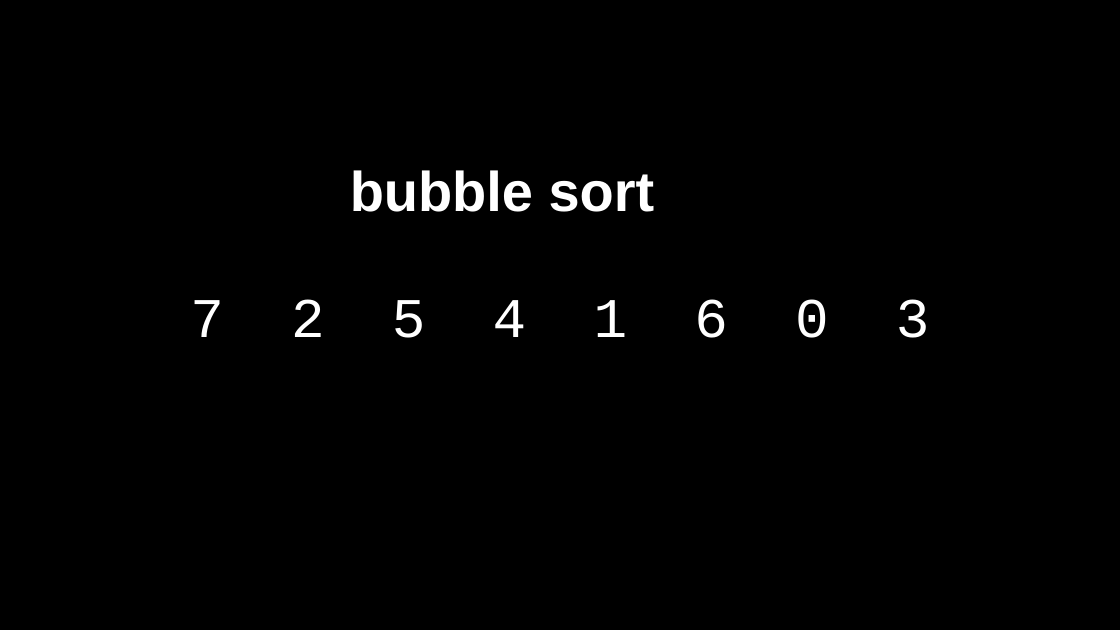
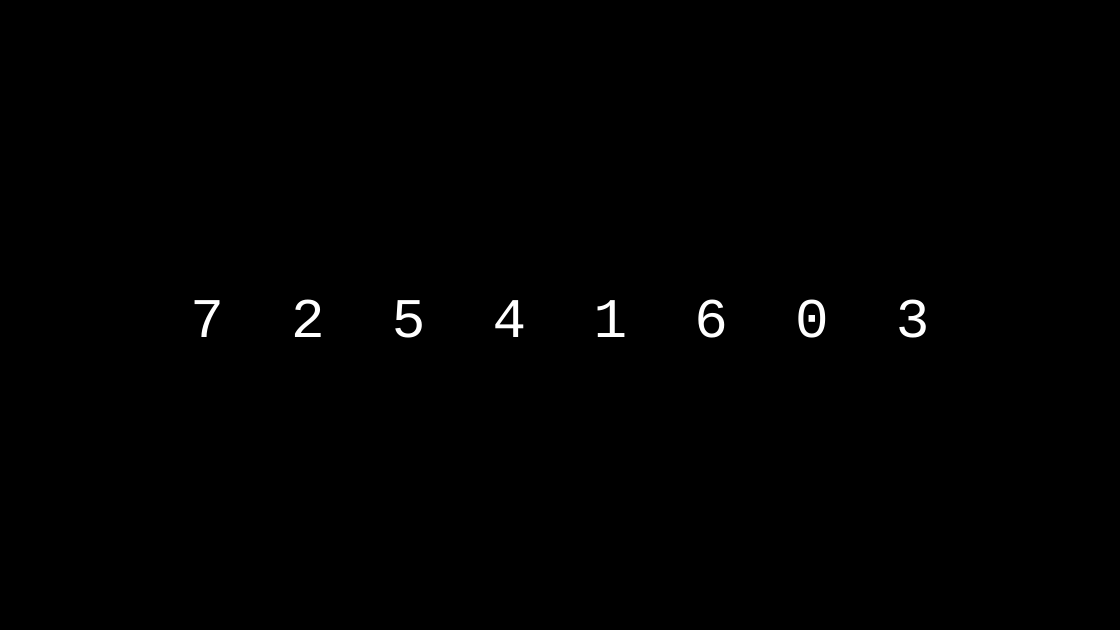
Before and after one commit to SQ4007-2025/website, a slide deck: slide 65 of lectures/slides_4.pptx (slide 66 before the commit). Drawn at 1120x630 pixels with LibreOffice and Linux fonts; fonts in the diff are those of the drawing. Boxes give left, top, right and bottom in pixels: in the first picture for what was removed or moved away, otherwise in the second. Text is boxed around its words. In the diff, an @@ line names an element or a change of style, - is before the commit and + after.

```diff
--- a/lectures/slides_4.pptx
+++ b/lectures/slides_4.pptx
@@ text removed at bbox=[350, 170, 655, 212] @@
-bubble sort
```
Also in this commit, not shown: 1 slide removed.
